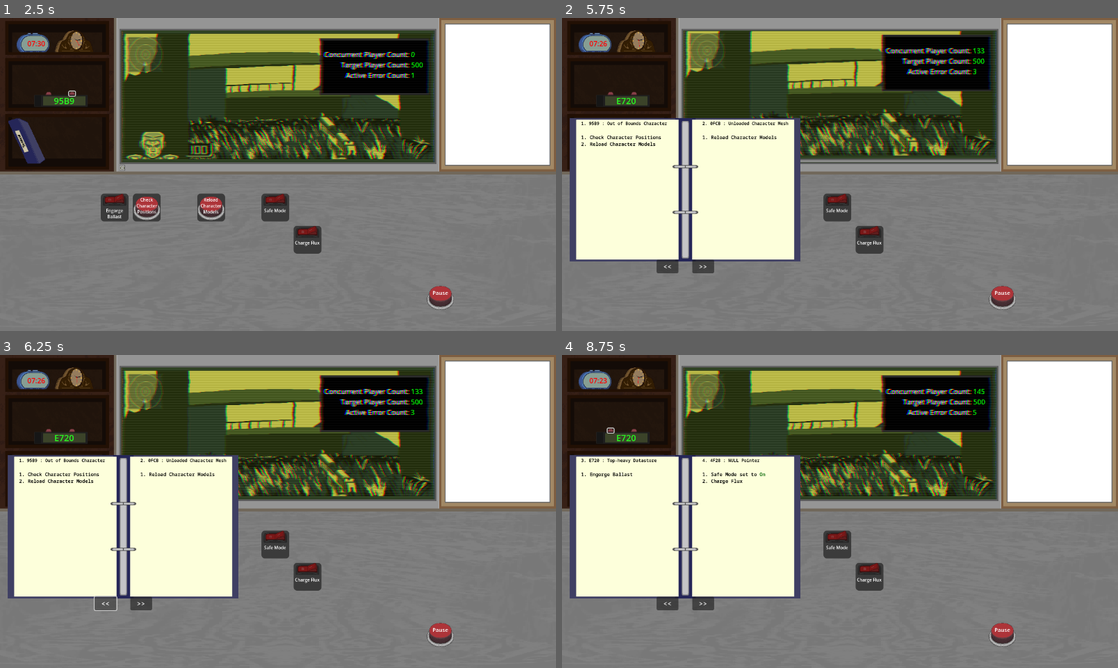
Above: before the commit, frames 1-4 (two rows, left to right).
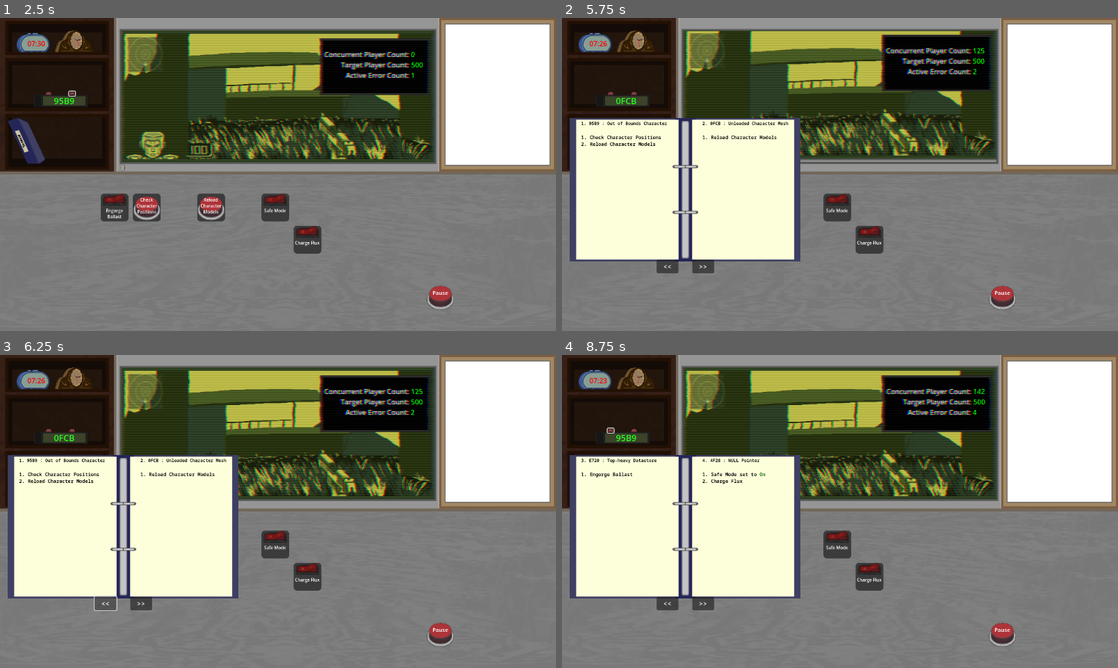
Above: after the commit, the same moments.

Repository: Carth501/team-ferret
Game: Godot game, scene res://scenes/main_menu.tscn
Same seed, same stepped clock (60 frames per second), same inputs: the game is played once before the commit and once after it. Sound files missing from this copy of the repository are replaced by a short silence.
Inputs (mouse positions are in pixels of both pictures, inside the frame that each line leads up to):
- Up to frame 1 (2.5 s): click "NEW GAME" at 0.5 s; click "CONTINUE" at 1.25 s; click (72, 93) at 2 s
- Up to frame 2 (5.75 s): click (634, 93) at 2.75 s; click (706, 208) at 3.52 s; click (612, 93) at 4.25 s; click (589, 140) at 5 s
- Up to frame 3 (6.25 s): click "<<" at 5.75 s
- Up to frame 4 (8.75 s): click ">>" at 6.5 s; click (706, 545) at 7.27 s; click (612, 430) at 8 s

Frame 1 is identical in both runs. In frame 2, less than 0.1% of the frame differs, in the area x 9-76%, y 9-28%; in frame 3, less than 0.1%; in frame 4, less than 0.1%, in the area x 9-77%, y 10-28%.

Commit message:
restore changes to level loader

Diff:
--- a/scripts/singletons/level_loader.gd
+++ b/scripts/singletons/level_loader.gd
@@ -9,7 +9,18 @@
 	transition_screen_single.transition()
 
 func load_continue():
-	load_level("L_RING-1")
+	load_level(get_next_level_id())
+
+func get_next_level_id() -> String:
+	var current_save = save_handler_single.active_save
+	var data_lib = data_libraries_single.level_data
+	for level in data_lib:
+		if(current_save.has("complete_levels")):
+			if(!current_save.complete_levels.has(level.metadata.id)):
+				return level.metadata.id
+	var rng = RandomNumberGenerator.new()
+	var index = rng.randi_range(0, data_lib.size() - 1)
+	return data_lib[index].metadata.id
 
 func cubicle_ready(new_cubicle: cubicle):
 	cubicle_instance = new_cubicle
Not shown: 2 places in scenes/cubicle.tscn that only renumber resources
Not shown: 1 places in scenes/main_menu.tscn that only renumber resources
